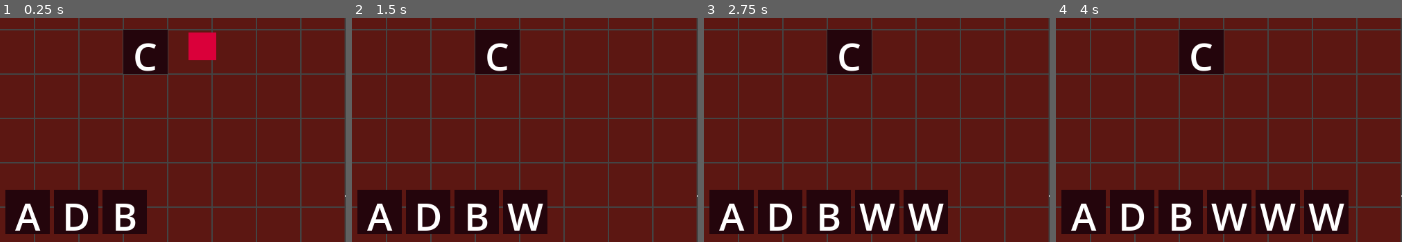
Above: before the commit, frames 1-4 (left to right).
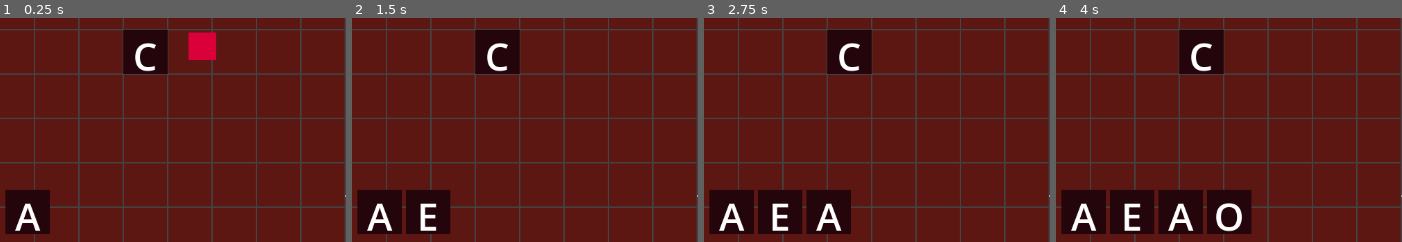
Above: after the commit, the same moments.

Repository: generallyy/bananagrams
Game: Godot game, scene res://scenes/PlayerBoard.tscn
Same seed, same stepped clock (60 frames per second), same inputs: the game is played once before the commit and once after it. This scene is started directly instead of the project's main scene.
Inputs:
- Up to frame 1 (0.25 s): no input
- Up to frame 2 (1.5 s): click "PEEL" at 0.5 s; click "SWAP" at 1.25 s
- Up to frame 3 (2.75 s): click "PEEL" at 2 s
- Up to frame 4 (4 s): click "SWAP" at 2.75 s; click "PEEL" at 3.5 s
The pictures show only the part of the screen within x 15-65%, y 47-97%; the shares and areas given below are measured in that part.

The runs differ from the first frame. In frame 1, 5.0% of the frame differs, in the area x 15-43%, y 76-97%; in frame 2, 5.6%; in frame 3, 6.1%; in frame 4, 6.9%, in the area x 18-85%, y 76-97%.

Commit message:
Peel
got peel to work, for local only

Diff:
--- a/scripts/Main.gd
+++ b/scripts/Main.gd
@@ -7,7 +7,7 @@
 @onready var top_label = $Label
 @onready var right_panel = $PeersPanel/MarginContainer/PanelNames
 @onready var name_field = get_node("Start Menu/VBoxContainer/NameField")
-var player_names = {}
+var player_names = {} # dict of id : name
 var next_default_name = 1
 
 
--- a/scripts/PlayerBoard.gd
+++ b/scripts/PlayerBoard.gd
@@ -4,6 +4,7 @@
 
 @export var cell_scene: PackedScene
 var board_state := {}  # Dictionary with Vector2i -> Tile
+var tile_pool = null
 
 var grid_size := 15  # visible range
 var cell_size := 64  # pixel size
@@ -22,18 +23,27 @@
 	var mouse_pos = viewport.get_mouse_position()
 	var world_pos = zoom_node.get_global_transform().affine_inverse() * mouse_pos
 	sanity_dot.global_position = zoom_node.to_global(world_pos)
+
+# rpc test
+@rpc("call_local")
+func shout(msg):
+	print("someone says: ", msg)
+
 func _ready():
-	print("player board owned by: %s | Am I authority? %s" % [get_multiplayer_authority(), is_multiplayer_authority()])
+	if multiplayer.is_server():
+		rpc("shout", "hello from the host!")
+	print("unique id: ", multiplayer.get_unique_id())
+	#print("player board owned by: %s | Am I authority? %s" % [get_multiplayer_authority(), is_multiplayer_authority()])
 	board_state[Vector2i(5, 5)] = make_node_tile("C")
 	draw_visible_grid(Vector2i(0, 0), grid_size)
 	viewport.size = $SubViewportContainer.size
-	print("grid_root's parent is zoom_node? ", grid_root.get_parent() == zoom_node)
+	#print("grid_root's parent is zoom_node? ", grid_root.get_parent() == zoom_node)
 
-
+	if multiplayer.is_server():
+		tile_pool = generate_tile_pool()
 	# THIS IS VERY TEMPORARY OKAY
 	tile_rack.add_tile("A")
-	tile_rack.add_tile("D")
-	tile_rack.add_tile("B")
+
 
 func draw_visible_grid(center: Vector2i = Vector2i(0, 0), tile_range = grid_size):
 	queue_free_children(grid_root)
@@ -111,10 +121,65 @@
 
 func _on_peel_pressed():
 	# one day we'll put a check in here
-	tile_rack.add_tile("W")
+	if not multiplayer.is_server():
+		rpc_id(1, "request_peel")
+	else:
+		request_peel()
 
-	pass # Replace with function body.
+@rpc("authority")
+func request_peel():
+	var sender_id = multiplayer.get_remote_sender_id()
+	if sender_id == 0:
+		sender_id = 1
+
+	# Host pulls one tile for each player
+	for peer_id in multiplayer.get_peers():
+		if tile_pool.size() == 0:
+			break
+		var tile = tile_pool.pop_back()
+		rpc_id(peer_id, "give_tile", tile)
+
+	# give host a tile, too :)
+	if (tile_pool.size() != 0):
+		give_tile(tile_pool.pop_back())
+
+@rpc("any_peer")
+func give_tile(tile):
+	tile_rack.add_tile(tile)
 
 
 func _on_swap_pressed():
 	pass # Replace with function body.
+
+## helper function
+func add_letter(pool: Array, letter: String, count: int) -> void:
+	for i in count:
+		pool.append(letter)
+
+func generate_tile_pool() -> Array:
+	var pool = []
+
+	for l in ["J", "K", "Q", "X", "Z"]:
+		add_letter(pool, l, 2)
+
+	for l in ["B", "C", "F", "H", "M", "P", "V", "W", "Y"]:
+		add_letter(pool, l, 3)
+
+	add_letter(pool, "G", 4)
+	add_letter(pool, "L", 5)
+
+	for l in ["D", "S", "U"]:
+		add_letter(pool, l, 6)
+
+	add_letter(pool, "N", 8)
+
+	for l in ["T", "R"]:
+		add_letter(pool, l, 9)
+
+	add_letter(pool, "O", 11)
+	add_letter(pool, "I", 12)
+	add_letter(pool, "A", 13)
+	add_letter(pool, "E", 18)
+
+	pool.shuffle()
+	return pool
